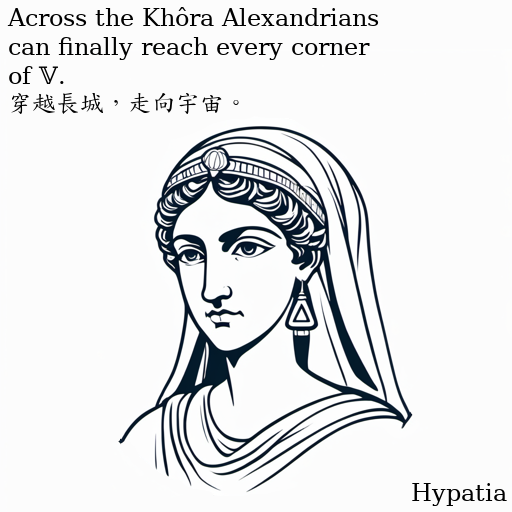
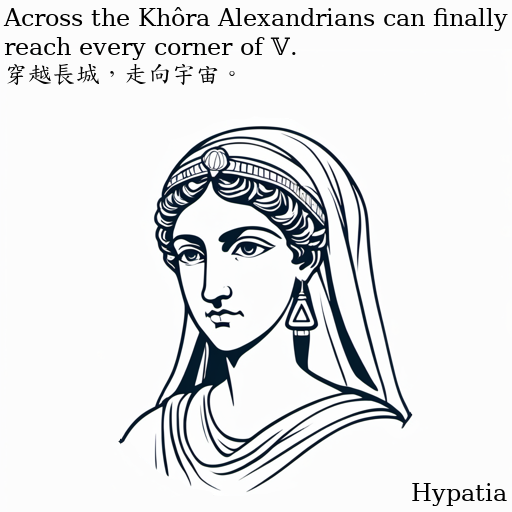
Layered file, before and after one edit (512x512). Changes by layer:
painted on "Across the Khôra Alexandrians ..." over 3, 7, 508, 114
